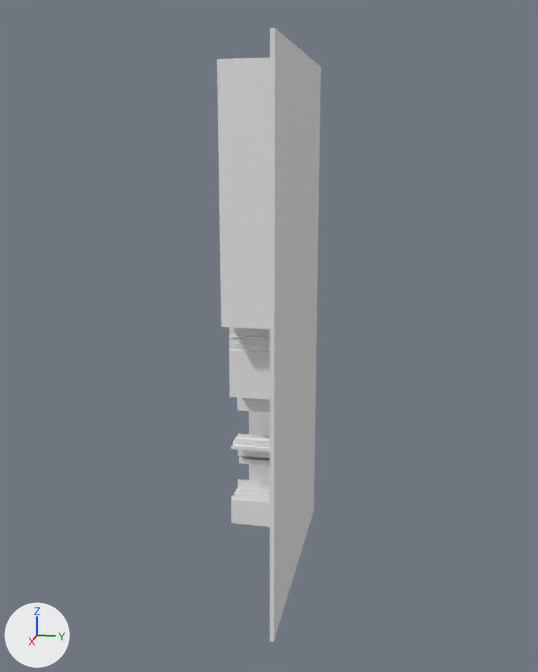
An edit to the glTF model version one/out_3d/10_15.glb, drawn before and after from the same camera.
One viewpoint serves both versions: a 50 mm camera at (32.98, 4.37, 16.84) aimed at (5.12, -1.2, 9.88). Lighting does not change. The marker at lower left points along +X, +Y and +Z. Where no turn or scale is listed for an object, it has been applied to the vertices.

In view in the first picture: 'geometry_0'.
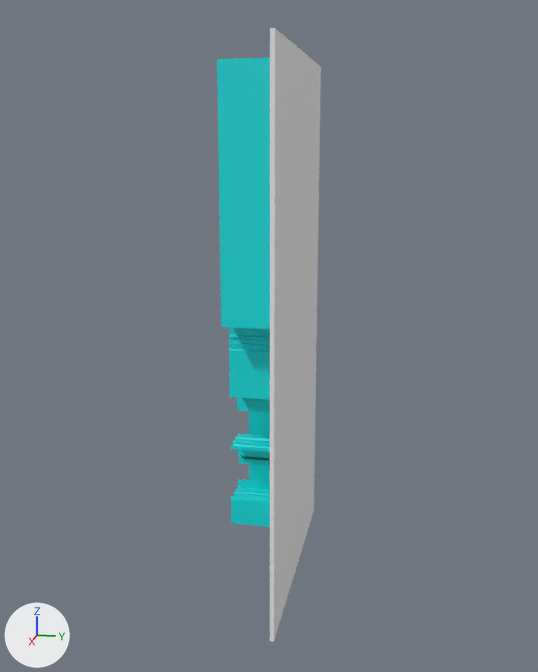
Where the change shows, as pixel boxes (x1, y1, x2, y2) in the pictures (538 x 672 px; the box of a moved part takes in the faces that stretch with it):
```json
{"part": 1, "of": "me_geometry_0", "change": "moved or reshaped", "before": [237, 487, 270, 491], "after": [237, 487, 270, 491]}
{"part": 2, "of": "me_geometry_0", "change": "recoloured", "before": [217, 54, 275, 530], "after": [217, 54, 275, 530], "on screen": "grey to cyan"}
```

Edits to the scene script, one JSON object a line:
```json
{"op": "add", "block": "mat_defaultmaterial", "code": ["mat_defaultmaterial = bpy.data.materials.new('DefaultMaterial')", "mat_defaultmaterial.use_nodes = True; mat_defaultmaterial.node_tree.nodes.clear()", "_N = mat_defaultmaterial.node_tree.nodes; _L = mat_defaultmaterial.node_tree.links", "n0 = _N.new('ShaderNodeOutputMaterial'); n0.name = 'Material Output'", "n1 = _N.new('ShaderNodeBsdfPrincipled'); n1.name = 'Principled BSDF'", "n2 = _N.new('ShaderNodeVertexColor'); n2.name = 'Color Attribute'", "_L.new(n1.outputs[0], n0.inputs[0])  # 'BSDF' to 'Surface'", "_L.new(n2.outputs[0], n1.inputs[0])  # 'Color' to 'Base Color'"]}
{"block": "me_geometry_0", "where": "# used by ob_geometry_0; location = (0.0, 0.0, 0.0)"}
{"op": "remove", "block": "me_geometry_0", "code": "me_geometry_0.from_pydata(...)  # 418 vertices, 808 faces; spans x 0.0..10.2, y -3.2..0.0, z 0.0..20.4"}
{"op": "add", "block": "me_geometry_0", "code": "me_geometry_0.from_pydata(...)  # 414 vertices, 800 faces; spans x 0.0..10.2, y -3.2..0.0, z 0.0..20.4"}
{"block": "me_geometry_0", "change": "me_geometry_0 part 1"}
{"block": "me_geometry_0", "change": "4 vertices are removed from x 3.4, y -3.2..-0.2, z 4.3"}
{"block": "me_geometry_0", "change": "268 faces are deleted"}
{"block": "me_geometry_0", "change": "2 vertices move within x 1.8, y -3.2..-0.2, z 3.5"}
{"block": "me_geometry_0", "change": "260 new faces join them"}
{"block": "me_geometry_0", "change": "me_geometry_0 part 2: 542 faces spanning x 0.0..10.2, y -3.2..0.0, z 0.0..20.4 switch from no material to mat_defaultmaterial"}
```
